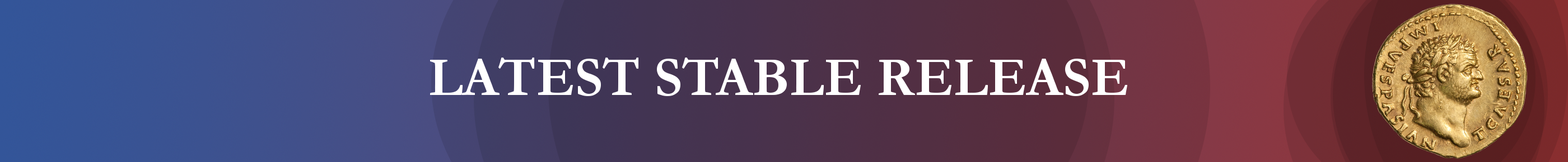
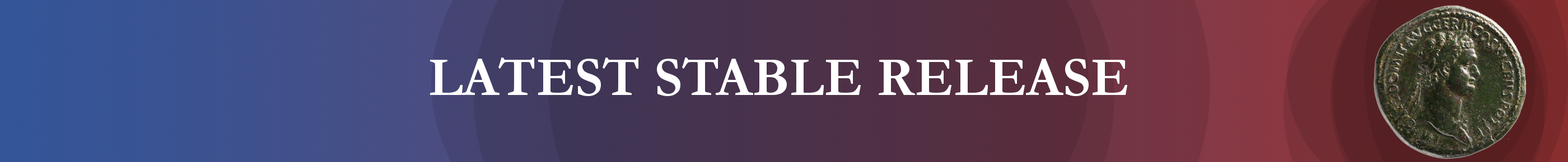
Layer changes from the first w=1568, h=162 image to the second:
renamed "titus" to "domitian", painted on it over (x1=1372, y1=3, x2=1528, y2=160)
